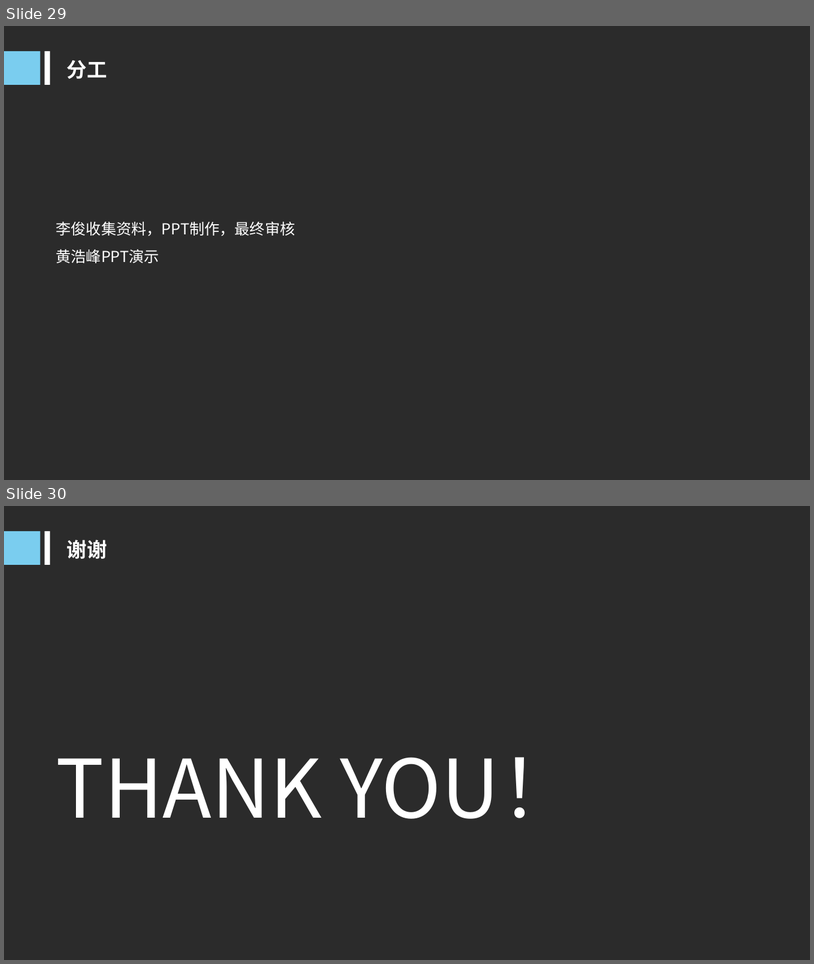
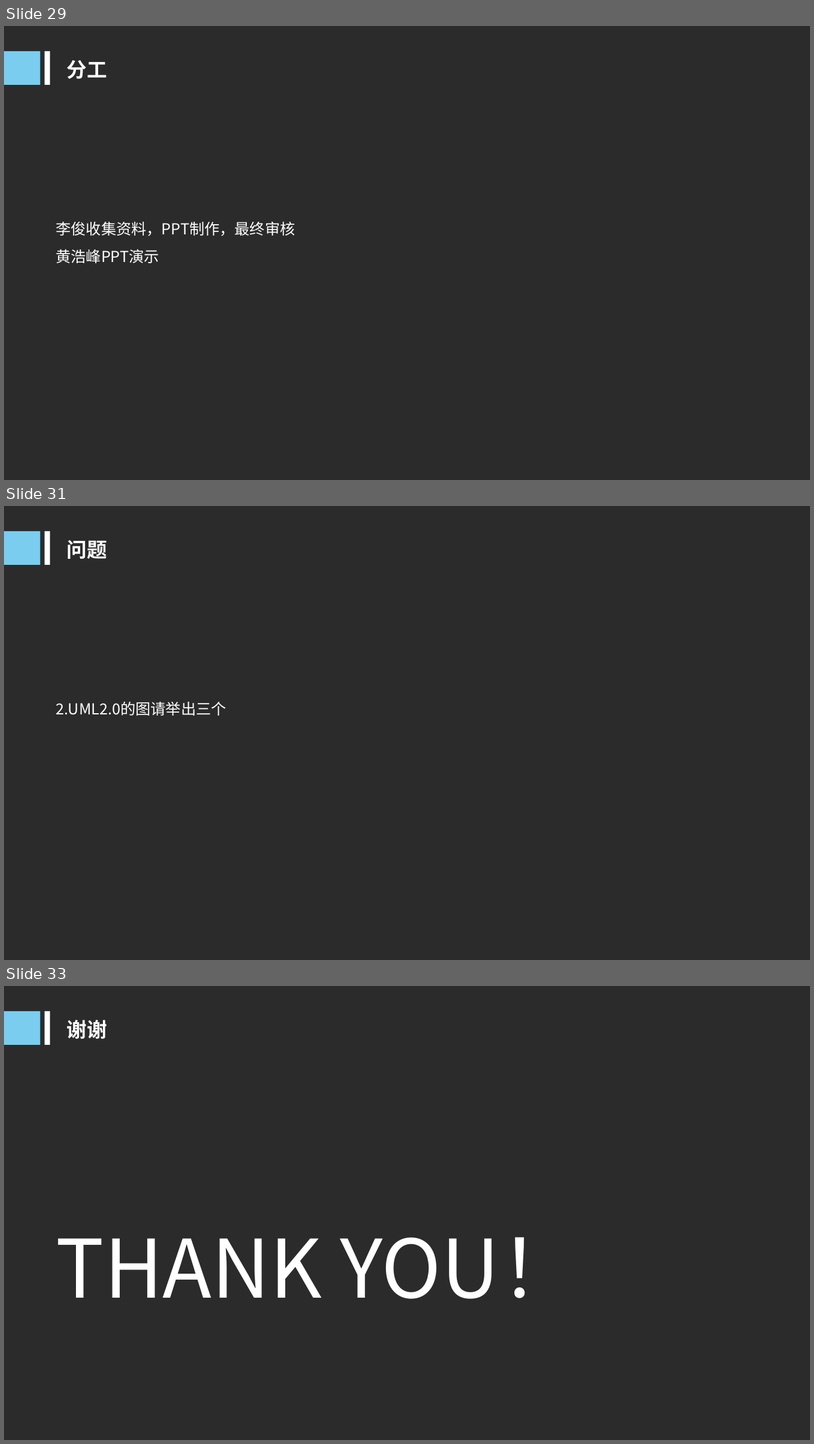
Before and after one commit to PRD2018-G10/TeachingAssistWebsiteProject, a slide deck: PRD2018-G10-UML概述PPT.ppt. Shown one above the other, each under a label of ours: slides 29 and 30 before the commit, slides 29, 31 and 33 after it; the slides between them are not shown. The pictures are 814x964 and 814x1444 pixels, drawn with LibreOffice and Linux fonts; fonts in the diff are those of the drawing; background and template pictures are left out; a plain dark background stands for a picture behind light text. Boxes give left, top, right and bottom in pixels: in the first picture for what was removed or moved away, otherwise in the second. Text is boxed around its words. In the diff, an @@ line names an element or a change of style, - is before the commit and + after.

```diff
--- a/PRD2018-G10-UML概述PPT.ppt
+++ b/PRD2018-G10-UML概述PPT.ppt
@@ slide 31 added at box(4, 506, 810, 960), background picture (left out) @@
@@ rectangle added at box(4, 531, 40, 565), fill #7ACDEF @@
@@ rectangle added at box(45, 531, 50, 565), fill #FFFFFF @@
@@ text added at box(67, 540, 107, 559), 24 pt, text #FFFFFF, bold @@
+问题
@@ text added at box(56, 702, 227, 715), 18 pt, text #FFFFFF @@
+2.UML2.0的图请举出三个
@@ what was slide 30 is now slide 33 @@
```
Also in this commit, not shown: 2 other slides added, 4 other files.
